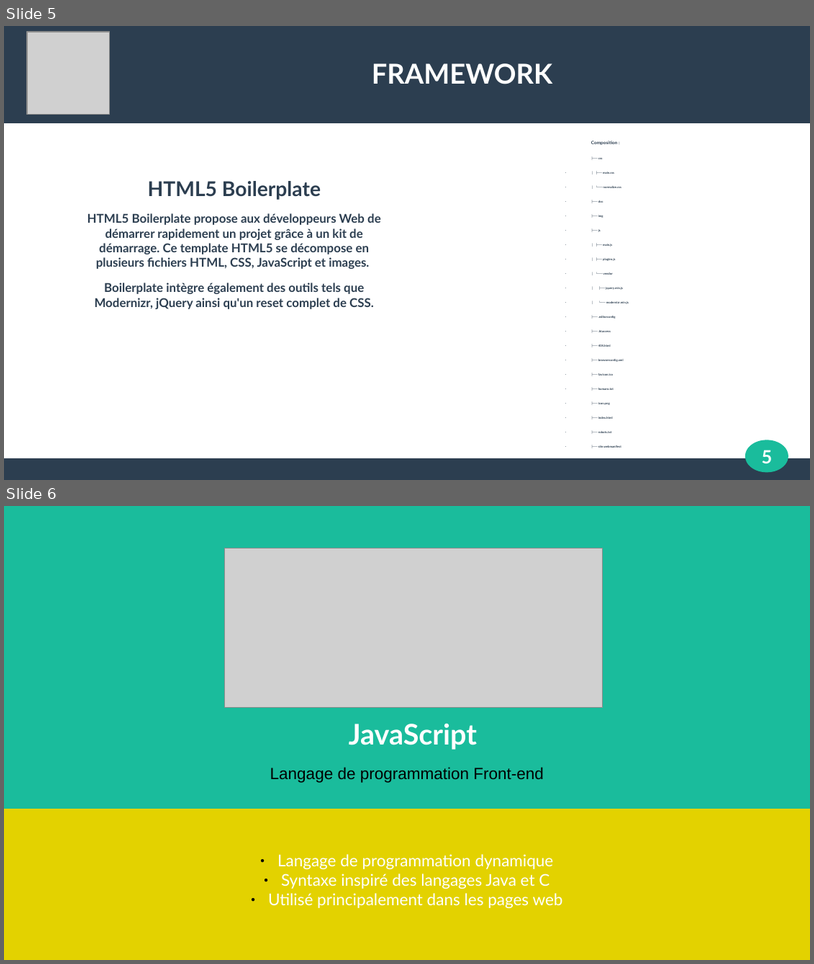
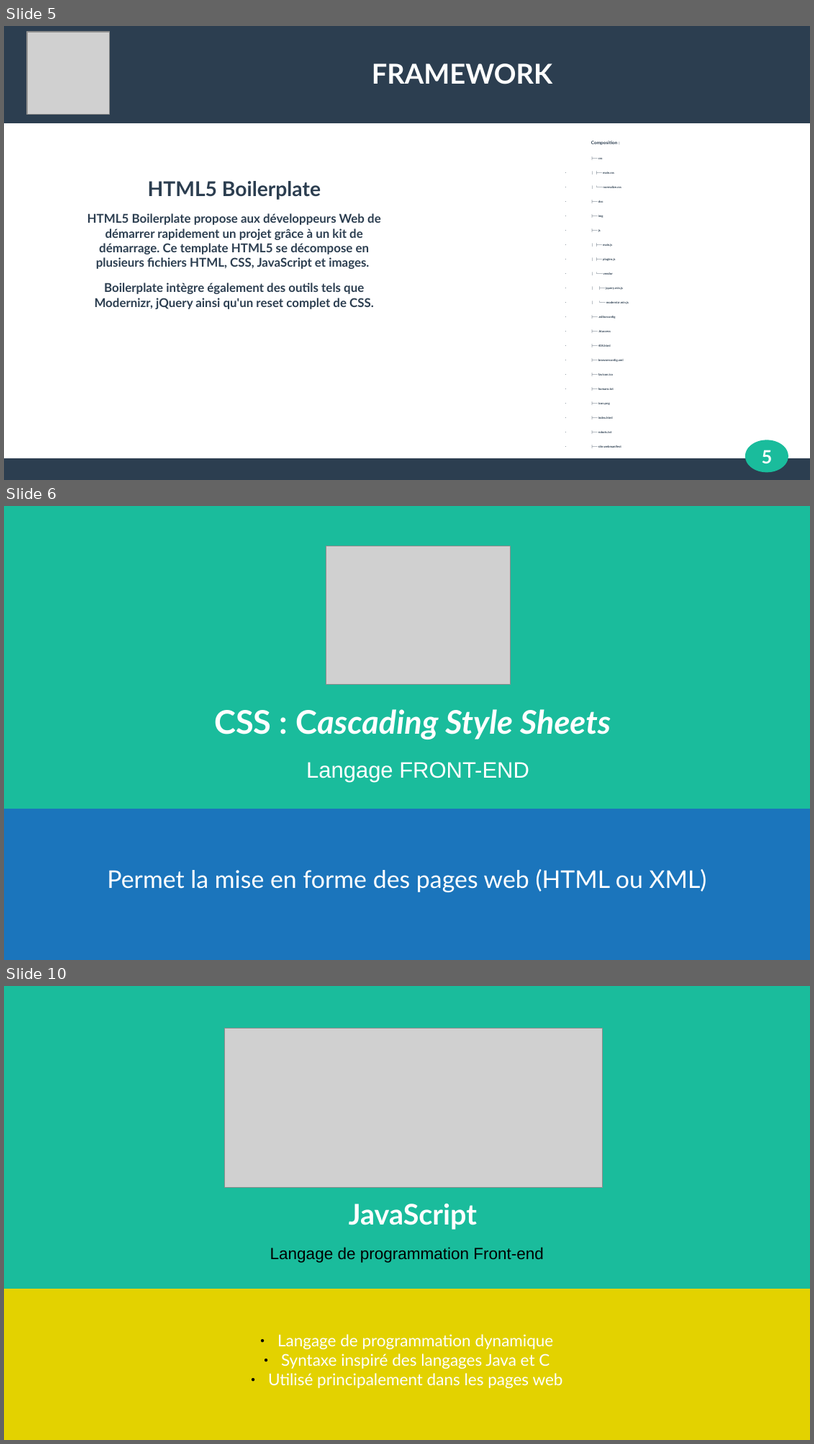
Before and after one commit to dclkent1parker/PresentationLangages, a slide deck: final.odp. Shown one above the other, each under a label of ours: slides 5 and 6 before the commit, slides 5, 6 and 10 after it; the slides between them are not shown. The pictures are 814x964 and 814x1444 pixels, drawn with LibreOffice and Linux fonts; fonts in the diff are those of the drawing; grey boxes stand for pictures. Boxes give left, top, right and bottom in pixels: in the first picture for what was removed or moved away, otherwise in the second. Text is boxed around its words. In the diff, an @@ line names an element or a change of style, - is before the commit and + after.

```diff
--- a/final.odp
+++ b/final.odp
@@ slide 6 added at (4, 506, 810, 960), background #1B75BC; not listed: 1 template element that a slide beside it also shows @@
@@ picture added at (327, 546, 511, 685) @@
@@ title added at (214, 709, 611, 739), 32 pt, text #FFFFFF, bold, italic @@
+CSS : Cascading Style Sheets
@@ text added at (306, 762, 530, 782), 22 pt, text #FFFFFF @@
+Langage FRONT-END
@@ subtitle added at (107, 869, 707, 892), 24 pt, text #FFFFFF @@
+Permet la mise en forme des pages web (HTML ou XML)
@@ what was slide 6 is now slide 10 @@
```
Also in this commit, not shown: 2 slides changed, 3 other slides added.
